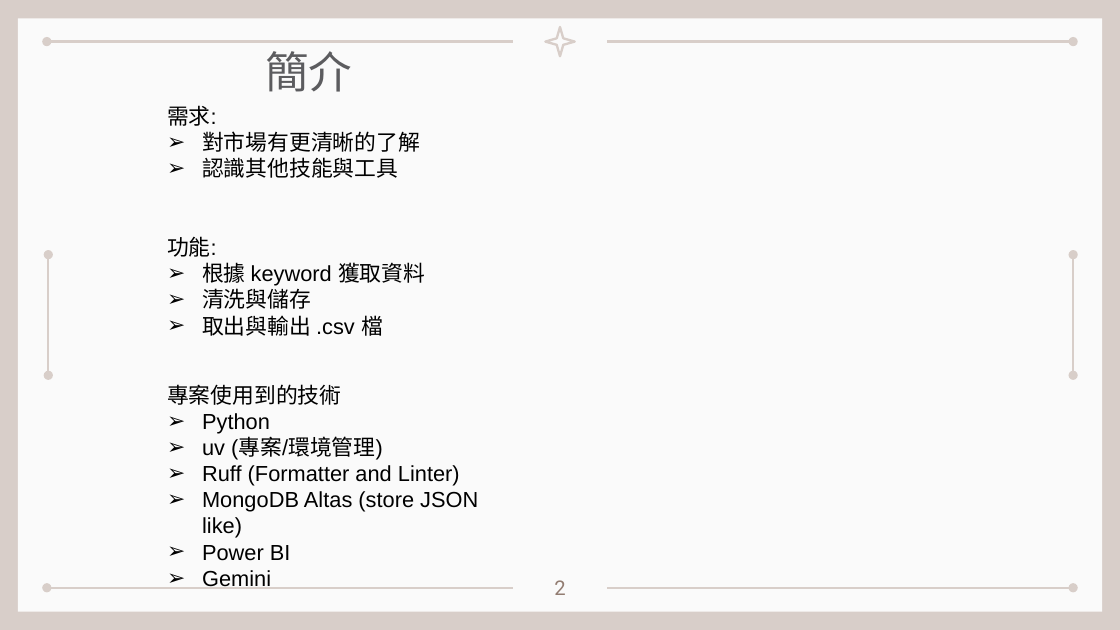
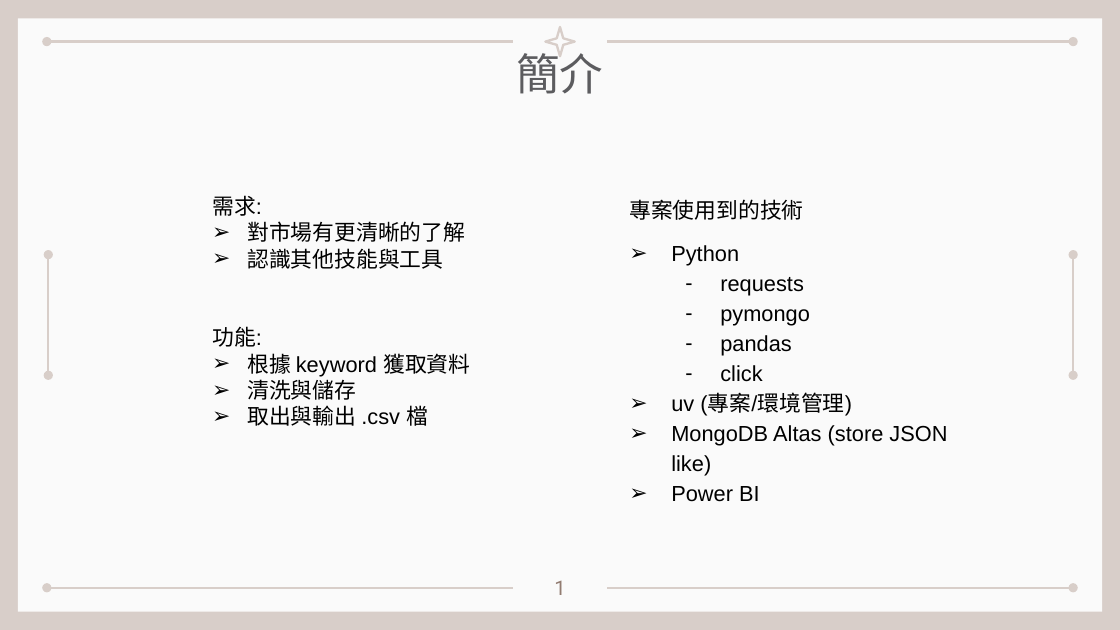
Before and after one commit to kionce57/Taiwan_Job_Market_Analysis, a slide deck: slide 2 of 程式介紹與展示.pptx. Drawn at 1120x630 pixels with LibreOffice and Linux fonts; fonts in the diff are those of the drawing. Boxes give left, top, right and bottom in pixels: in the first picture for what was removed or moved away, otherwise in the second. Text is boxed around its words. In the diff, an @@ line names an element or a change of style, - is before the commit and + after.

Commit message:
"ppt"

```diff
--- a/程式介紹與展示.pptx
+++ b/程式介紹與展示.pptx
@@ text "簡介" rewrapped from [265,51,352,92] to [516,46,603,94] @@
@@ text "需求:": place and size @@
-text "需求:" at [167,105,420,178]
+text "需求:" at [212,195,465,269]
@@ text "專案使用到的技術": place and size @@
-text "專案使用到的技術" at [167,384,478,589]
+text "專案使用到的技術" at [629,199,947,476]
@@ text at [629,199,947,476]: line spacing 1 to 1.15; more space between paragraphs; indent changed @@
@@ text at [720,277,810,382]: paragraphs added @@
+  – requests
+  – pymongo
+  – pandas
+  – click
@@ text "功能:": place and size @@
-text "功能:" at [167,236,425,336]
+text "功能:" at [212,326,470,426]
@@ text at [202,465,460,486]: paragraph removed @@
-➢ Ruff (Formatter and Linter)
@@ text at [202,570,271,589]: paragraph removed @@
-➢ Gemini
@@ text at [554,581,565,595]: text changed @@
-2
+1
```
Also in this commit, not shown: 8 other slides changed.
